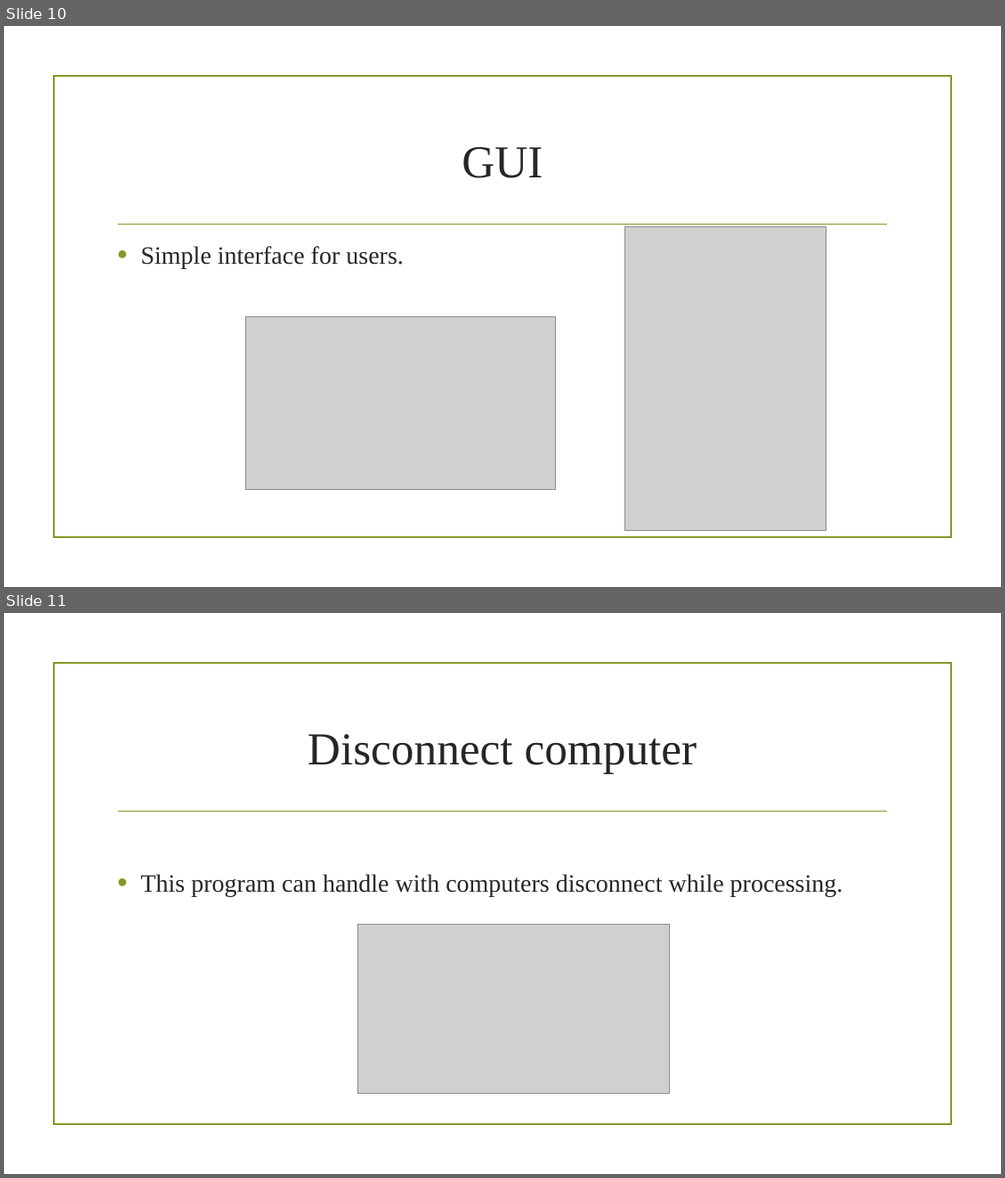
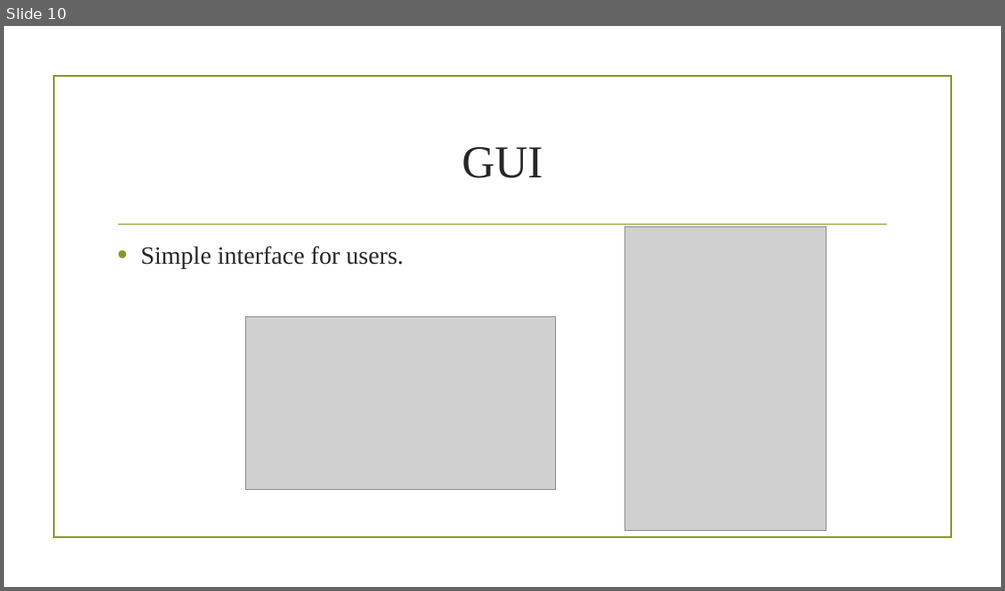
Before and after one commit to yanir26/Parallel-and-distributed-processing-of-big-data, a slide deck: Final presentation.pptx. Shown one above the other, each under a label of ours: slides 10 and 11 before the commit, slide 10 after it. The pictures are 1005x1178 and 1005x591 pixels, drawn with LibreOffice and Linux fonts; fonts in the diff are those of the drawing; grey boxes stand for pictures; background and template pictures are left out. Boxes give left, top, right and bottom in pixels: in the first picture for what was removed or moved away, otherwise in the second. Text is boxed around its words. In the diff, an @@ line names an element or a change of style, - is before the commit and + after.

```diff
--- a/Final presentation.pptx
+++ b/Final presentation.pptx
@@ slide 11 removed at (4, 613, 1001, 1174), background picture (left out); not listed: 2 template elements that a slide beside it also shows @@
@@ title removed at (307, 734, 697, 774) @@
-Disconnect computer
@@ text removed at (141, 874, 843, 896) @@
-• This program can handle with computers disconnect while processing.
@@ picture removed at (358, 925, 671, 1094) @@
```
Also in this commit, not shown: 1 slide changed, 2 slides added.
